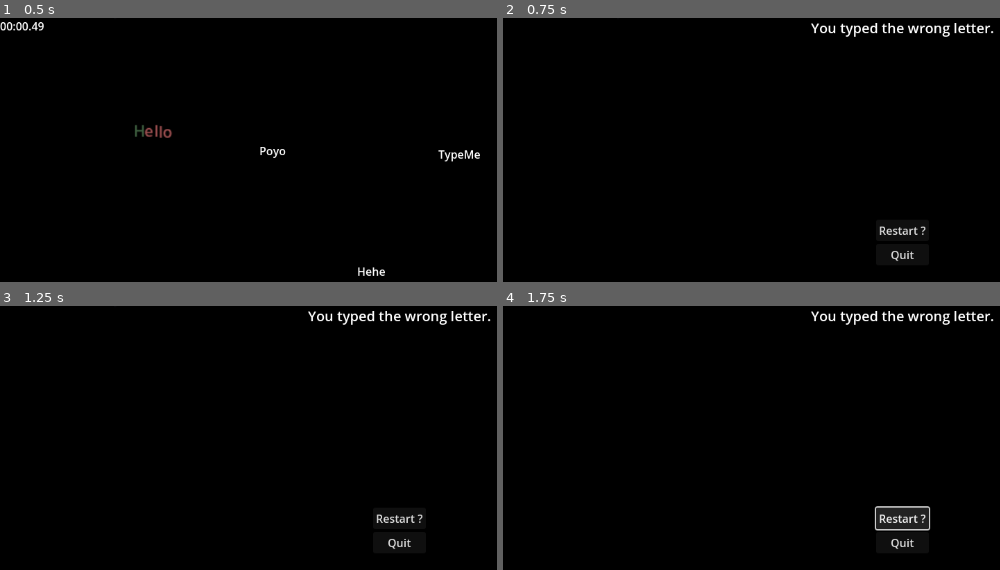
Above: before the commit, frames 1-4 (two rows, left to right).
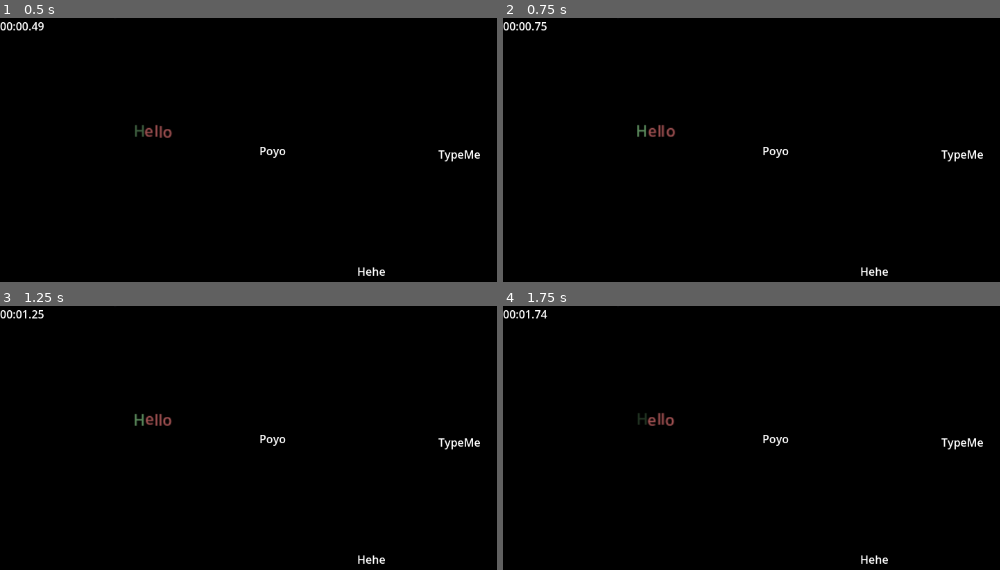
Above: after the commit, the same moments.

Repository: MHashirShahzad/jamspace
Game: Godot game, scene res://scenes/test.tscn
Two runs of this game, one before a commit and one after it. Both use one fixed random seed, a clock stepped at 60 frames per second and the inputs below.
Inputs (mouse positions are in pixels of both pictures, inside the frame that each line leads up to):
- Up to frame 1 (0.5 s): no input
- Up to frame 2 (0.75 s): tap Enter at 0.5 s
- Up to frame 3 (1.25 s): no input
- Up to frame 4 (1.75 s): click (900, 517) at 1.25 s, where only the run before the commit has a clickable "Restart ?"

Frame 1 is identical in both runs. In frame 2, 1.8% of the frame differs, in the area x 0-99%, y 1-98%; in frame 3, 1.8%; in frame 4, 2.7%.

Commit message:
tutorial done

Diff:
--- /dev/null
+++ b/scenes/main_menu.tscn
@@ -0,0 +1,58 @@
+[gd_scene load_steps=2 format=3 uid="uid://rpef728qpqsc"]
+
+[ext_resource type="Script" uid="uid://18duye12uhrp" path="res://scripts/main_menu.gd" id="1_l6cm7"]
+
+[node name="MainMenu" type="Control"]
+layout_mode = 3
+anchors_preset = 15
+anchor_right = 1.0
+anchor_bottom = 1.0
+grow_horizontal = 2
+grow_vertical = 2
+script = ExtResource("1_l6cm7")
+
+[node name="CanvasLayer" type="CanvasLayer" parent="."]
+
+[node name="BG" type="ColorRect" parent="CanvasLayer"]
+anchors_preset = 15
+anchor_right = 1.0
+anchor_bottom = 1.0
+grow_horizontal = 2
+grow_vertical = 2
+color = Color(0, 0, 0, 1)
+
+[node name="Label" type="Label" parent="CanvasLayer"]
+anchors_preset = 5
+anchor_left = 0.5
+anchor_right = 0.5
+offset_left = -143.5
+offset_right = 143.5
+offset_bottom = 55.0
+grow_horizontal = 2
+theme_override_font_sizes/font_size = 40
+text = "Typing Trouble"
+
+[node name="VBoxContainer" type="VBoxContainer" parent="CanvasLayer"]
+anchors_preset = 8
+anchor_left = 0.5
+anchor_top = 0.5
+anchor_right = 0.5
+anchor_bottom = 0.5
+offset_left = -20.0
+offset_top = -20.0
+offset_right = 20.0
+offset_bottom = 20.0
+grow_horizontal = 2
+grow_vertical = 2
+
+[node name="PlayButton" type="Button" parent="CanvasLayer/VBoxContainer"]
+layout_mode = 2
+text = "Play Game"
+
+[node name="QuitButton" type="Button" parent="CanvasLayer/VBoxContainer"]
+layout_mode = 2
+text = "Quit Game
+"
+
+[connection signal="pressed" from="CanvasLayer/VBoxContainer/PlayButton" to="." method="_on_play_button_pressed"]
+[connection signal="pressed" from="CanvasLayer/VBoxContainer/QuitButton" to="." method="_on_quit_button_pressed"]
--- /dev/null
+++ b/scenes/tutorial.tscn
@@ -0,0 +1,75 @@
+[gd_scene load_steps=3 format=3 uid="uid://bsvtmfmts6qd7"]
+
+[ext_resource type="Script" uid="uid://bcfuni3q1aa3s" path="res://scripts/input_taker.gd" id="1_8ho6b"]
+[ext_resource type="PackedScene" uid="uid://gwkie24n1xx6" path="res://scenes/input_label.tscn" id="2_ph3nu"]
+
+[node name="Test" type="Node2D"]
+
+[node name="CanvasLayer" type="CanvasLayer" parent="."]
+layer = -1
+
+[node name="BG" type="ColorRect" parent="CanvasLayer"]
+anchors_preset = 15
+anchor_right = 1.0
+anchor_bottom = 1.0
+grow_horizontal = 2
+grow_vertical = 2
+color = Color(0, 0, 0, 1)
+
+[node name="Label" type="Label" parent="CanvasLayer"]
+anchors_preset = 7
+anchor_left = 0.5
+anchor_top = 1.0
+anchor_right = 0.5
+anchor_bottom = 1.0
+offset_left = -20.0
+offset_top = -23.0
+offset_right = 20.0
+grow_horizontal = 2
+grow_vertical = 0
+text = "Note: Making a mistake will make you lose the game, so u better not make a mistake. But not here, this is just training"
+
+[node name="InputTaker" type="Node2D" parent="."]
+script = ExtResource("1_8ho6b")
+perma_mistake = false
+metadata/_custom_type_script = "uid://bcfuni3q1aa3s"
+
+[node name="InputLabelContainer" type="Node2D" parent="."]
+position = Vector2(-168, -3)
+scale = Vector2(2, 2)
+
+[node name="InputLabel" parent="InputLabelContainer" instance=ExtResource("2_ph3nu")]
+position = Vector2(220, 163)
+
+[node name="RichTextLabel" parent="InputLabelContainer/InputLabel" index="0"]
+text = "You"
+
+[node name="InputLabel2" parent="InputLabelContainer" instance=ExtResource("2_ph3nu")]
+position = Vector2(291, 163)
+
+[node name="RichTextLabel" parent="InputLabelContainer/InputLabel2" index="0"]
+text = "can"
+
+[node name="InputLabel3" parent="InputLabelContainer" instance=ExtResource("2_ph3nu")]
+position = Vector2(387, 163)
+
+[node name="RichTextLabel" parent="InputLabelContainer/InputLabel3" index="0"]
+text = "type"
+
+[node name="InputLabel4" parent="InputLabelContainer" instance=ExtResource("2_ph3nu")]
+position = Vector2(471, 163)
+
+[node name="RichTextLabel" parent="InputLabelContainer/InputLabel4" index="0"]
+text = "this"
+
+[node name="InputLabel5" parent="InputLabelContainer" instance=ExtResource("2_ph3nu")]
+position = Vector2(542.5, 163)
+
+[node name="RichTextLabel" parent="InputLabelContainer/InputLabel5" index="0"]
+text = "easily"
+
+[editable path="InputLabelContainer/InputLabel"]
+[editable path="InputLabelContainer/InputLabel2"]
+[editable path="InputLabelContainer/InputLabel3"]
+[editable path="InputLabelContainer/InputLabel4"]
+[editable path="InputLabelContainer/InputLabel5"]
--- a/scripts/input_taker.gd
+++ b/scripts/input_taker.gd
@@ -3,6 +3,9 @@
 
 var active_label : InputLabel = null
 var current_letter_index : int = -1
+
+## IF TRUE PLAYER DIES ON MAKING A MISTAKE
+@export var perma_mistake : bool = true
 
 func _ready() -> void:
 	call_deferred("pick_new_active_label")
@@ -11,7 +14,7 @@
 	var input_label = $"../InputLabelContainer".get_child(0) # First child
 
 	if input_label.has_been_typed == true:
-		input_label =  $"../InputLabelContainer".get_child(1)
+		input_label =  $"../InputLabelContainer".get_child(1) # Second child
 
 	if input_label == null:
 		game_end()
@@ -58,7 +61,8 @@
 
 		var next_character = prompt_text.substr(current_letter_index, 1)
 
-		if key_typed == "space": key_typed = " " # still try not to use spaces in textLabels
+		if key_typed.length() > 1: # nullifies space and ctrl
+			return
 
 		if key_typed == next_character:
 			print("Success, typed '%s'" % key_typed)
@@ -73,7 +77,9 @@
 				pick_new_active_label()
 		else:
 			print("INCORRECT, typed '%s' expected '%s'" % [key_typed, next_character])
-			Global.lose_screen()
+
+			if perma_mistake:
+				Global.lose_screen()
 
 func game_end():
 	get_tree().quit()
--- /dev/null
+++ b/scripts/main_menu.gd
@@ -0,0 +1,13 @@
+extends Control
+
+
+func _on_play_button_pressed() -> void:
+	TransitionManager.start_transition()
+	await TransitionManager.transiton_finsihed
+	get_tree().change_scene_to_file("res://scenes/tutorial.tscn")
+
+
+func _on_quit_button_pressed() -> void:
+	TransitionManager.start_transition()
+	await TransitionManager.transiton_finsihed
+	get_tree().quit()
Not shown, added: scripts/main_menu.gd.uid
Not shown, changed: README.md
